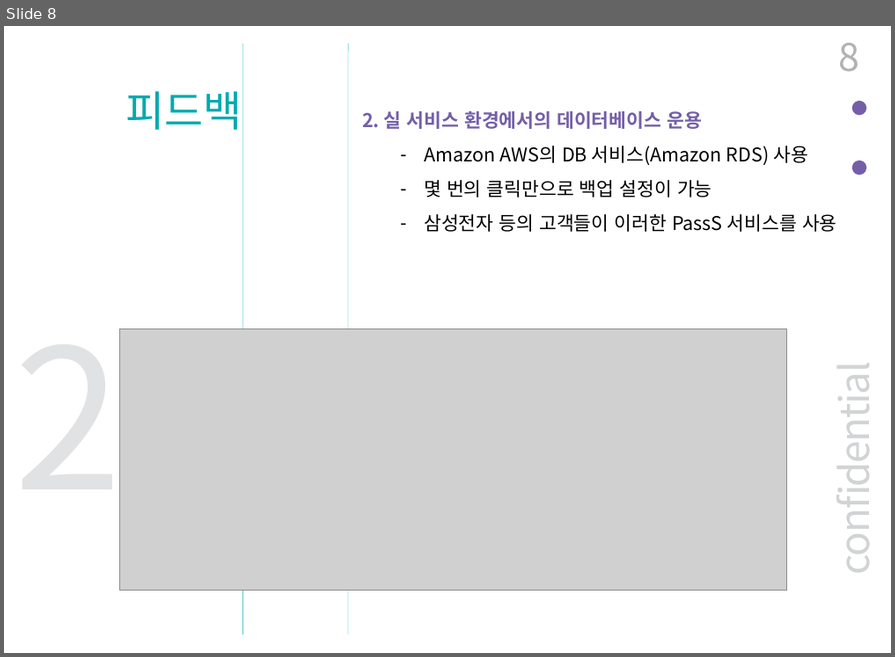
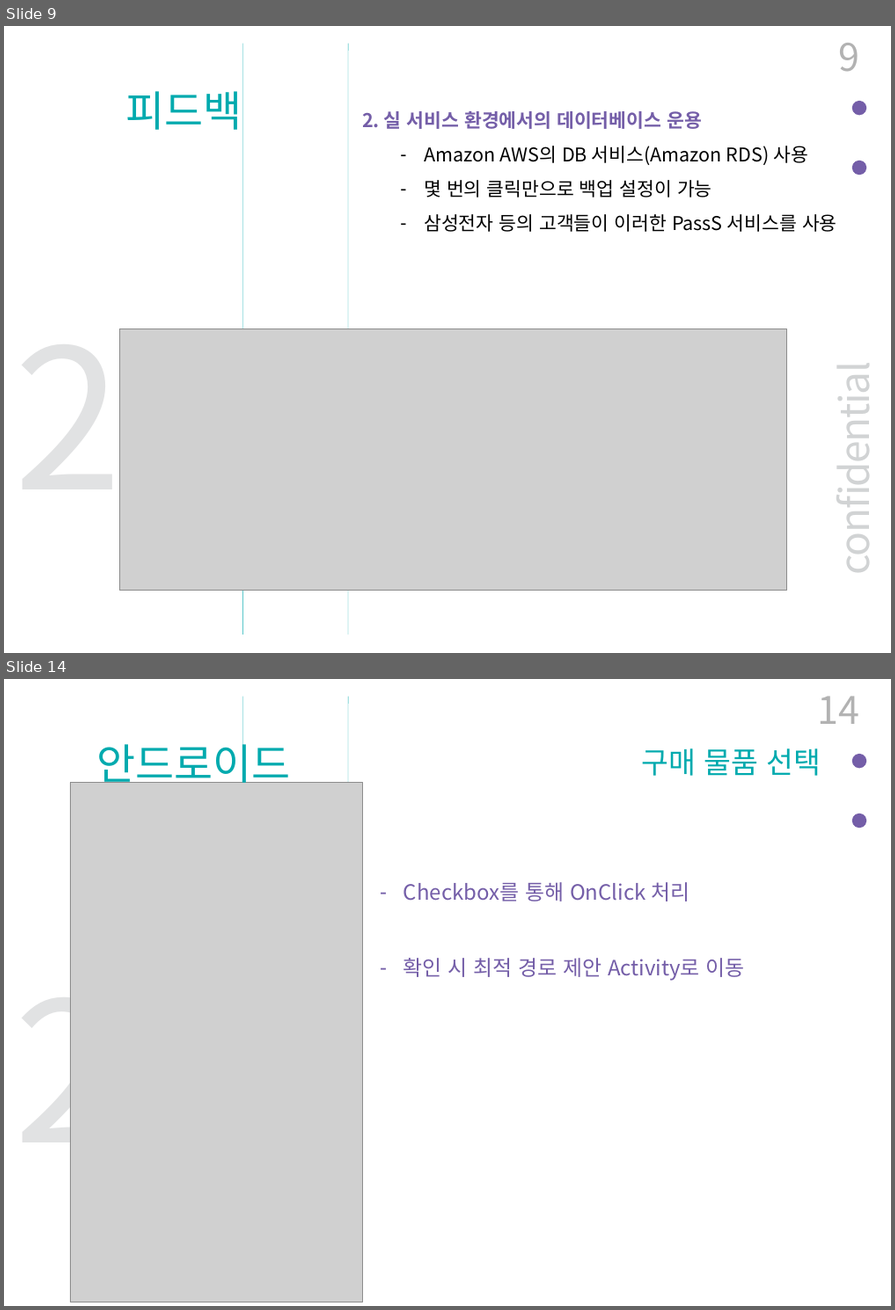
Before and after one commit to BerryWell/CapstoneDesign-2019-02, a slide deck: 제출자료/발표자료/최종_발표_자료_12조.pptx. Shown one above the other, each under a label of ours: slide 8 before the commit, slides 9 and 14 after it; the slides between them are not shown. The pictures are 895x657 and 895x1310 pixels, drawn with LibreOffice and Linux fonts; fonts in the diff are those of the drawing; grey boxes stand for pictures. Boxes give left, top, right and bottom in pixels: in the first picture for what was removed or moved away, otherwise in the second. Text is boxed around its words. In the diff, an @@ line names an element or a change of style, - is before the commit and + after.

```diff
--- a/제출자료/발표자료/최종_발표_자료_12조.pptx
+++ b/제출자료/발표자료/최종_발표_자료_12조.pptx
@@ slide 14 added at (4, 679, 891, 1306), background #FFFFFF; not listed: 5 template elements that a slide beside it also shows @@
@@ page number added at (817, 696, 859, 724), 36 pt, text #B2B2B2 @@
+14
@@ text added at (97, 736, 291, 790), 40 pt, text #00AAAE @@
+안드로이드
@@ text added at (642, 749, 822, 776), 28 pt, text #00AAAE @@
+구매 물품 선택
@@ picture added at (70, 783, 362, 1303) @@
@@ text added at (404, 882, 745, 981), 20 pt, text #745EA8 @@
+– Checkbox를 통해 OnClick 처리
+– 확인 시 최적 경로 제안 Activity로 이동
@@ text added at (14, 945, 122, 1190), 185 pt, text #E1E2E3 @@
+2
@@ what was slide 8 is now slide 9 @@
@@ page number at (838, 43, 859, 72): text changed @@
-8
+9
```
Also in this commit, not shown: 4 slides changed, 10 other slides added.
